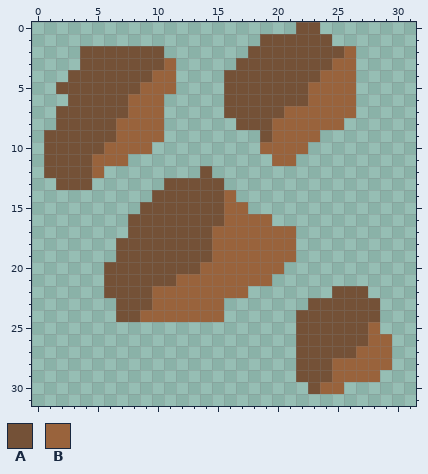
File history of a pixel-art sprite, sprites/blocks/environment/tebriy2.png. This is how it looked before the edit.
The file is 32x32 pixels.
Palette (. is transparent): A #745137  B #99633c
Pixels before, first column x 1:
 0 .....................AA......
 1 ..................AAAAAA.....
 2 ...AAAAAAA.......AAAAAAAAB...
 3 ...AAAAAAAB.....AAAAAAAABB...
 4 ..AAAAAAABB....AAAAAAAABBB...
 5 .AAAAAAABBB....AAAAAAABBBB...
 6 ..AAAAABBB.....AAAAAAABBBB...
 7 .AAAAAABBB.....AAAAABBBBBB...
 8 .AAAAABBBB......AAABBBBBB....
 9 AAAAAABBBB........ABBBB......
10 AAAAABBBB.........BBBB.......
11 AAAABBB............BB........
12 AAAAB........A...............
13 .AAA......AAAAA..............
14 .........AAAAAAB.............
15 ........AAAAAAABB............
16 .......AAAAAAAABBBB..........
17 .......AAAAAAABBBBBBB........
18 ......AAAAAAAABBBBBBB........
19 ......AAAAAAAABBBBBBB........
20 .....AAAAAAAABBBBBBB.........
21 .....AAAAAABBBBBBBB..........
22 .....AAAABBBBBBBB.......AAA..
23 ......AAABBBBBB.......AAAAAA.
24 ......AABBBBBBB......AAAAAAA.
25 .....................AAAAAAB.
26 .....................AAAAAABB
27 .....................AAAAABBB
28 .....................AAABBBBB
29 .....................AAABBBB.
30 ......................ABB....
The same view after the edit:
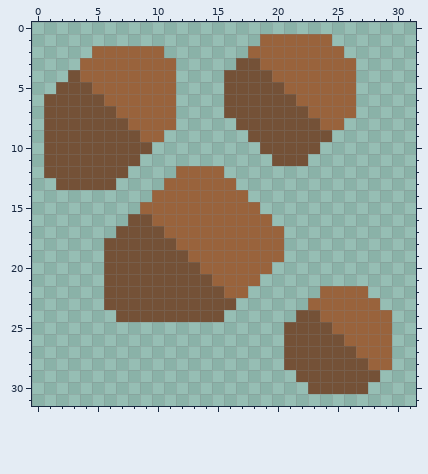
From old to new:
Colour A now appears in row 6 at x 1 to 2; in rows 7 to 8 at x 1; in row 9 at x 18 and 24; in row 10 at x 23; in row 11 at x 8 and 22; in row 12 at x 6 to 7.
Colour A now appears in row 13 at x 5 to 6; in row 17 at x 7; in rows 18 to 19 at x 6; in row 23 at x 6 and 16; in rows 25 to 28 at x 21; in row 30 at x 26 to 27.
The author changed colour B to colour A in row 7 at x 21 to 22; in row 8 at x 7 and 20 to 23; in row 9 at x 7 to 8 and 20 to 23; in row 10 at x 6 to 9 and 19 to 22; in row 11 at x 5 to 7 and 20 to 21; in row 12 at x 5.
The author changed colour B to colour A in row 21 at x 12 to 14; in rows 22 to 23 at x 10 to 15; in row 24 at x 9 to 15; in row 28 at x 25 to 27; in row 29 at x 25 to 28; in row 30 at x 24 to 25.
Colour B now appears in rows 6 to 8 at x 11; in row 12 at x 12 to 13 and 15; in row 13 at x 16; in row 14 at x 17; in row 15 at x 18; in row 22 at x 24.
Colour B now appears in rows 24 to 25 at x 29.
The author changed colour A to colour B in row 1 at x 19 to 24; in row 2 at x 5 to 10 and 18 to 25; in row 3 at x 4 to 10 and 19 to 24; in row 4 at x 4 to 9 and 20 to 23; in row 5 at x 5 to 8 and 21 to 22; in row 6 at x 6 to 7 and 22.
The author changed colour A to colour B in row 7 at x 7; in row 12 at x 14; in row 13 at x 11 to 15; in row 14 at x 10 to 15; in row 15 at x 9 to 15; in row 16 at x 10 to 15.
The author changed colour A to colour B in row 17 at x 11 to 14; in row 18 at x 12 to 14; in row 19 at x 13 to 14; in row 22 at x 25 to 27; in row 23 at x 23 to 28; in row 24 at x 24 to 28.
The author changed colour A to colour B in row 25 at x 25 to 27; in row 26 at x 26 to 27.
The edit erases colour A in row 0 at x 22 to 23; in row 2 at x 4.
The edit erases colour B in row 2 at x 26; in rows 17 to 19 at x 21; in row 20 at x 20; in row 21 at x 19.
